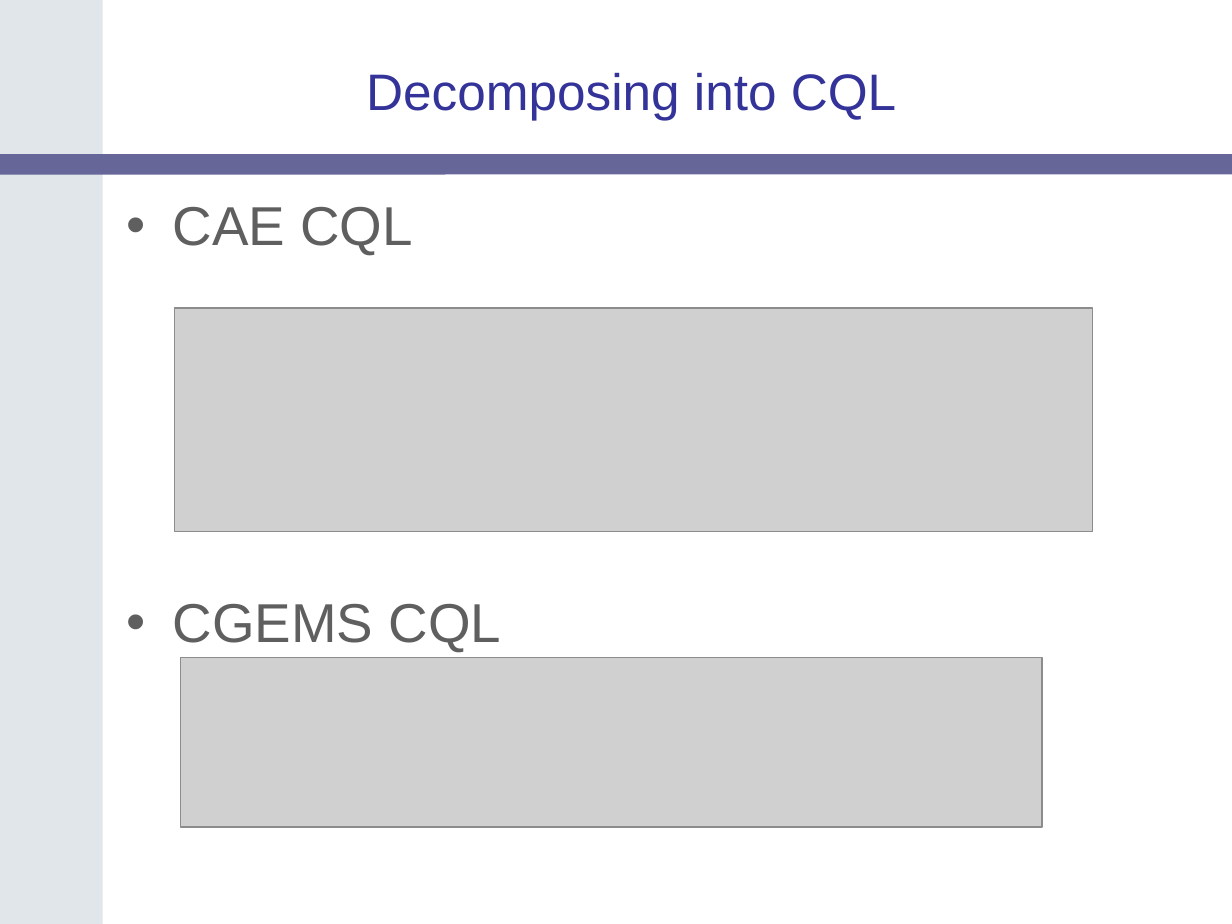
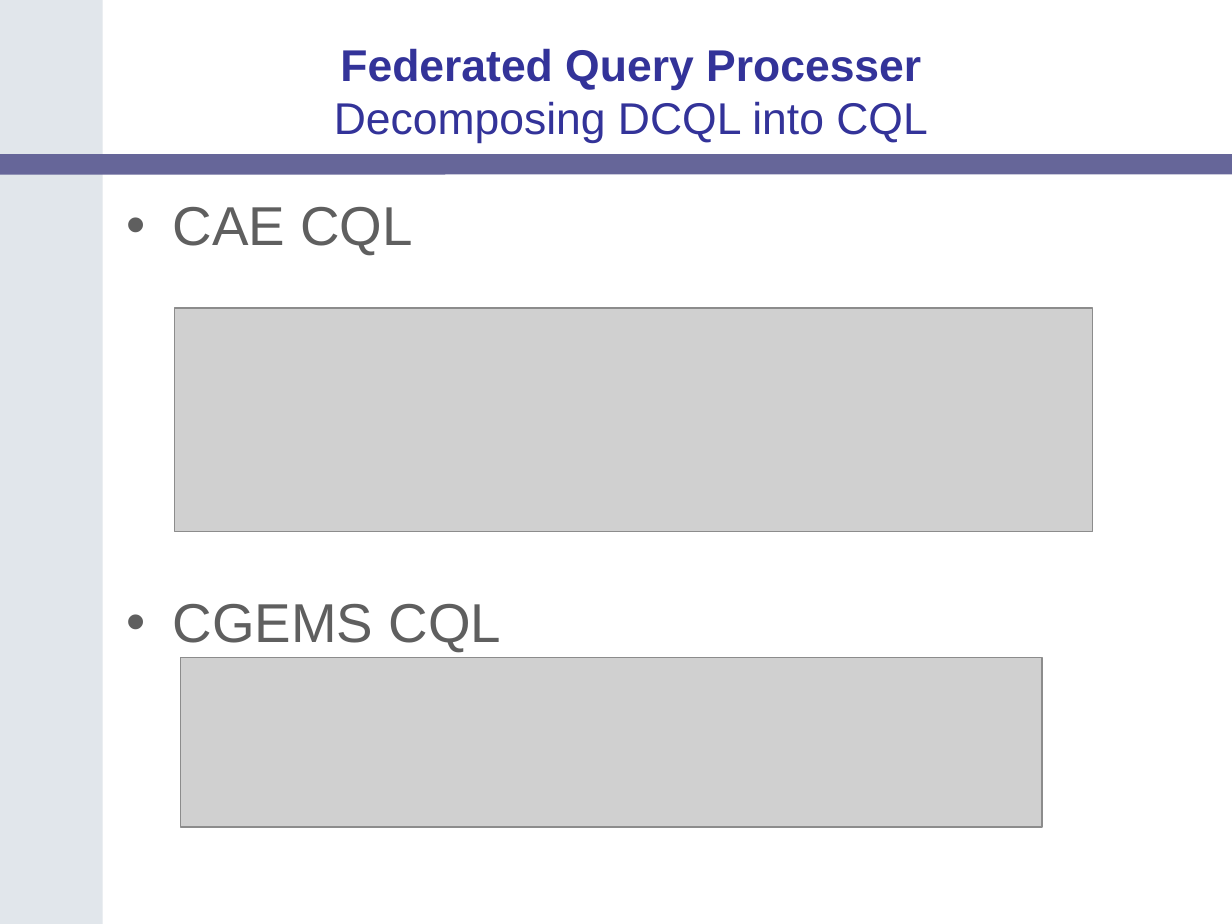
Before and after one commit to NCIP/catrip, a slide deck: slide 34 of catrip/documentation/presentations/catrip_beta_demo_2006_11_01/catrip_demo_2006_11_01.ppt (slide 19 before the commit). Drawn at 1232x924 pixels with LibreOffice and Linux fonts; fonts in the diff are those of the drawing; grey boxes stand for pictures; background and template pictures are left out. Boxes give left, top, right and bottom in pixels: in the first picture for what was removed or moved away, otherwise in the second. Text is boxed around its words. In the diff, an @@ line names an element or a change of style, - is before the commit and + after.

```diff
--- a/catrip/documentation/presentations/catrip_beta_demo_2006_11_01/catrip_demo_2006_11_01.ppt
+++ b/catrip/documentation/presentations/catrip_beta_demo_2006_11_01/catrip_demo_2006_11_01.ppt
@@ title at bbox=[334, 48, 927, 144]: text changed; size 30 to 26 pt; bold on @@
-Decomposing into CQL
+Federated Query Processer
+Decomposing DCQL into CQL
```
Also in this commit, not shown: 15 other slides changed, 12 slides added, 2 slides removed.
